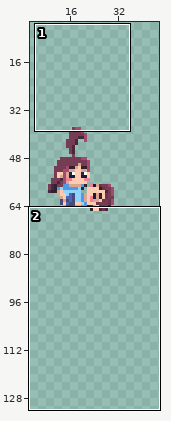
Edited in one commit: pixel-art file (Origins/Assets/Levels/Final_level/WorldObjects/Proposal_cutscene_animation.aseprite). Above: a wide view before the commit, with the close-up outlined.
Close-up. As it was:
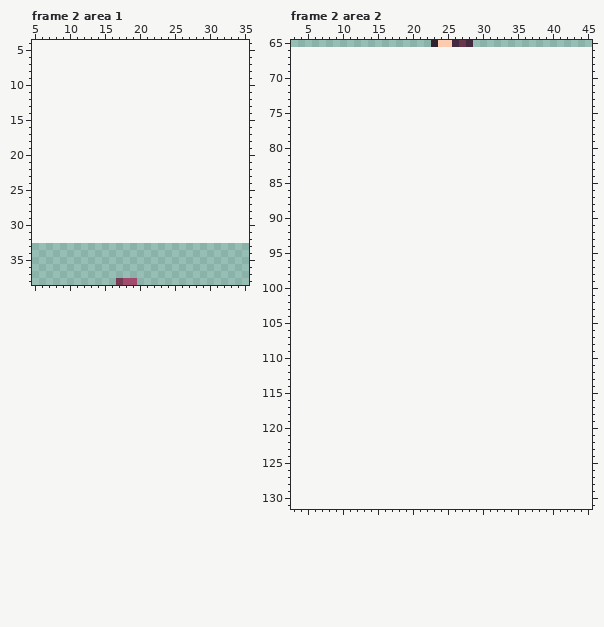
52x33 pixels, 36 frames. Shown: frame 2 area 1: x 5..35, y 4..38; frame 2 area 2: x 3..45, y 65..131. The old version is drawn lined up with the new one, on the new canvas. The wide view leaves out empty margins. The commit also changed other frames or places, which this record leaves out.
And afterwards:
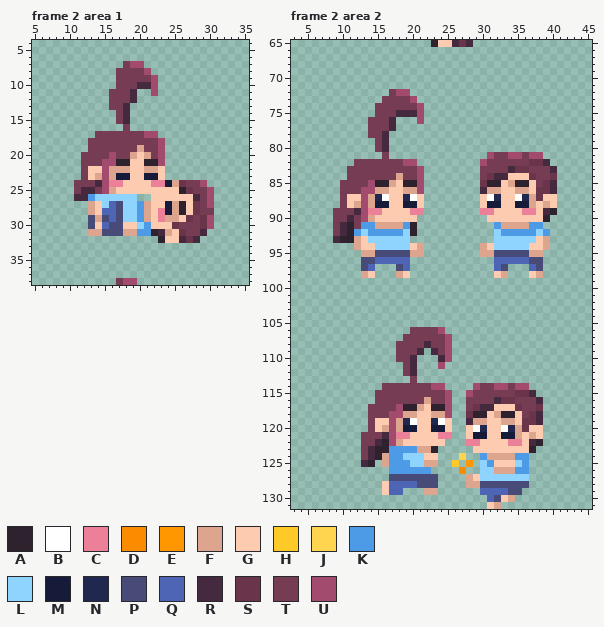
Palette (. is transparent): A #2e222f  B #ffffff  C #ed8099  D #fb8c00  E #ff9800  F #dea58e  G #fdcbb0  H #ffca28  J #ffd54f  K #4d9be6  L #8fd3ff  M #161b39  N #21284f  P #484a77  Q #4d65b4  R #45293f  S #6a354b  T #753c54  U #a24b6f
The edit:
canvas 52x33 -> 52x132, the old top-left corner now at 0,33
Frame 2 area 1:
y 7: x 18..20 ... -> TUU
y 8: x 17..21 ..... -> TTTTU
y 9: x 17..22 ...... -> TTTTTU
y 10: x 17..22 ...... -> TTTRRU
y 11: x 16..19 .... -> TTTR; x 22 . -> U
y 12: x 16..19 .... -> TTTR
y 13: x 16..18 ... -> TTR
y 14..15: x 17..18 .. -> TR
y 16: x 18 . -> T
y 17: x 14..22 ......... -> TTTTTTTUU
y 18: x 13..23 ........... -> TTTTTTTTTTU
y 19: x 13..23 ........... -> TTTTTTTFTTU
y 20: x 12..23 ............ -> TTTTUTTFGFTU
y 21: x 12..23 ............ -> TTTUUAAGGAAU
y 22: x 12..23 ............ -> TGGUFFFGGFFG
y 23: x 12..23 ............ -> TGFUFMMGGMMG
y 24: x 11..29 ................... -> TTTRUCCGGGGCCMFSTTU
y 25: x 11..30 .................... -> TRRTUFGGGGGGGGGASTTU
y 26: x 11..19 ......... -> RRKLLLLLL; x 22..30 ......... -> GGGGGGRTU
y 27: x 13..30 .................. -> FGLQPLLKFGGMFAGSTU
y 28: x 13..30 .................. -> FGQQPLLKFGCMFAGSTT
y 29: x 13..30 .................. -> PFPQPLLKFGCFFGSTSU
y 30: x 13..30 .................. -> PGQPPGGLKGGGSTTTSU
y 31: x 13..29 ................. -> FFPPPFFKKARFGSTTR
y 32: x 23..28 ...... -> AGGRSR
Frame 2 area 2:
y 72: x 17..19 ... -> TUU
y 73: x 16..20 ..... -> TTTTU
y 74: x 15..21 ....... -> TTTTTTU
y 75: x 15..21 ....... -> TTTRRRU
y 76: x 14..17 .... -> TTTR; x 21 . -> U
y 77: x 14..17 .... -> TTTR
y 78: x 14..16 ... -> TTR
y 79..80: x 15..16 .. -> TR
y 81: x 16 . -> T; x 31..38 ........ -> UTTUUTUU
y 82: x 12..20 ......... -> TTTTTTTUU; x 30..39 .......... -> UTTTTTTSSR
y 83: x 11..21 ........... -> TTTTTTTTTTU; x 30..40 ........... -> TTTTRSSTTTR
y 84: x 11..21 ........... -> TTTTTTTFTTU; x 30..40 ........... -> TSRRGGGSTTS
y 85: x 10..21 ............ -> TTTTUAAFGAAU; x 30..40 ........... -> SAAGFAAGTSR
y 86: x 10..21 ............ -> TTTUUFFGGFFU; x 30..40 ........... -> RFFGGFFGSSR
y 87: x 10..21 ............ -> TGGUFNBGGNBG; x 30..40 ........... -> GBNGGBNFSGG
y 88: x 10..21 ............ -> TGFUFMMGGMMG; x 30..40 ........... -> GMMGGMMFGFG
y 89: x 9..21 ............. -> TTTRUCCGGGGCC; x 30..40 ........... -> CCGGGGCCGRA
y 90: x 9..20 ............ -> TTRTUFGGGGGG; x 31..39 ......... -> GGGGGGGGA
y 91: x 9..20 ............ -> TRATKKFFFFKA; x 32..38 ....... -> KFFFFKK
y 92: x 9..20 ............ -> TRAKLKKKKKLA; x 32..39 ........ -> LKKKKKLK
y 93: x 9..19 ........... -> RAAFGLLLLLL; x 32..39 ........ -> LLLLLLGF
y 94: x 12..21 .......... -> FGGLLLLLGF; x 30..39 .......... -> FGLLLLLGGF
y 95: x 13..21 ......... -> FFPPPPPFF; x 30..38 ......... -> FFPPPPPFF
y 96: x 13..19 ....... -> PPQQQQQ; x 32..38 ....... -> QQQQQPP
y 97: x 13..14 .. -> PQ; x 18..19 .. -> PQ; x 32..33 .. -> QP; x 37..38 .. -> QP
y 98: x 13..14 .. -> FG; x 18..19 .. -> FG; x 32..33 .. -> GF; x 37..38 .. -> GF
y 106: x 20..24 ..... -> TTTTU
y 107: x 19..25 ....... -> TTTTTTU
y 108: x 18..25 ........ -> TTTTRTTU
y 109: x 18..21 .... -> TTTR; x 23..25 ... -> RTU
y 110: x 18..20 ... -> TTR; x 24..25 .. -> RU
y 111: x 19..20 .. -> TR; x 24 . -> U
y 112: x 19..20 .. -> TR
y 113: x 20 . -> T
y 114: x 16..24 ......... -> TTTTTTTUU; x 29..36 ........ -> UTTUUTUU
y 115: x 15..25 ........... -> TTTTTTTTTTU; x 28..37 .......... -> UTTTTTTSSR
y 116: x 15..25 ........... -> TTTTTTTFTTU; x 28..38 ........... -> TTTTRSSTTTR
y 117: x 14..25 ............ -> TTTTUAAFGAAU; x 28..38 ........... -> TSRRGGGSTTS
y 118: x 14..25 ............ -> TTTUUFFGGFFU; x 28..38 ........... -> SAAGFAAGTSR
y 119: x 14..25 ............ -> TGGUFNBGGNBG; x 28..38 ........... -> RFFGGFFGSSR
y 120: x 14..25 ............ -> TGFUFMMGGMMG; x 28..38 ........... -> GBNGGBNFSGG
y 121: x 13..25 ............. -> TTTRUCCGGGGCC; x 28..38 ........... -> GMMGGMMFGFG
y 122: x 13..24 ............ -> TTRAUFGGGGGG; x 28..38 ........... -> CCGGGGCCGRA
y 123: x 13..23 ........... -> TRAAKKKKFFA; x 29..37 ......... -> GGGGGGGGA
y 124: x 13..23 ........... -> TRAFKKLLLGG; x 27 . -> J; x 30..36 ....... -> KFFFFKK
y 125: x 13..14 .. -> RA; x 16..23 ........ -> FKKKLLFF; x 26 . -> H; x 28 . -> E; x 30..36 ....... -> LKGGGLK
y 126: x 17..22 ...... -> KKKKKK; x 27 . -> D; x 30..36 ....... -> LLFFFKK
y 127: x 17..23 ....... -> PPPPPPP; x 28..36 ......... -> FGLLLLLLL
y 128: x 16..23 ........ -> GQQQQPPP; x 28..36 ......... -> FFPPPPPPP
y 129: x 16..18 ... -> GQQ; x 22..23 .. -> FF; x 30..35 ...... -> QQQQPP
y 130: x 31..34 .... -> QPGF
y 131: x 31..32 .. -> GF
Pixel boxes of the changes (left, top, right, bottom) in both close-ups:
added: (74, 61, 214, 243)
added: (333, 89, 424, 278)
added: (480, 152, 557, 278)
added: (361, 327, 543, 509)
